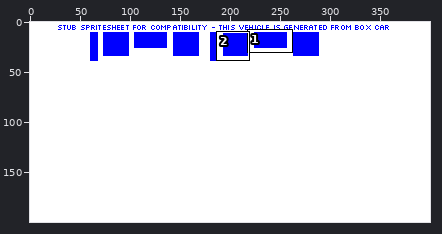
One commit to this sprite sheet: src/graphics/pony/reefer_car_pony_gen_4C.png. The first picture is a wide view before the edit; the outline marks the close-up.
Close-up. First the earlier version:
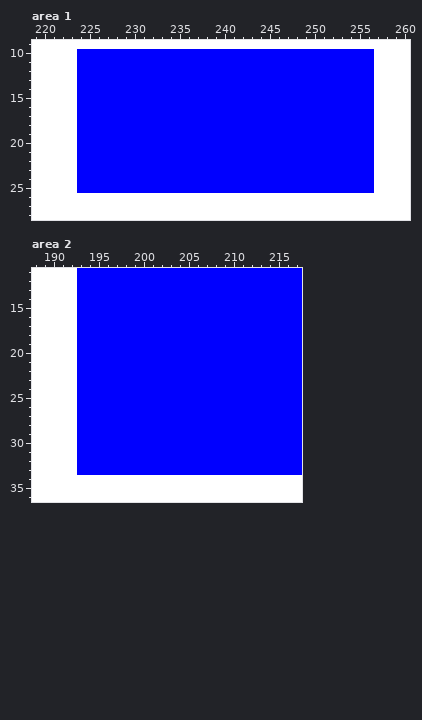
The file is 400x200 pixels. Colours within 5 levels of each other are drawn and written as one. Shown: area 1: x 219..260, y 9..28; area 2: x 188..217, y 11..36. The commit also changed other parts of the picture, which this record leaves out.
The same view after the edit:
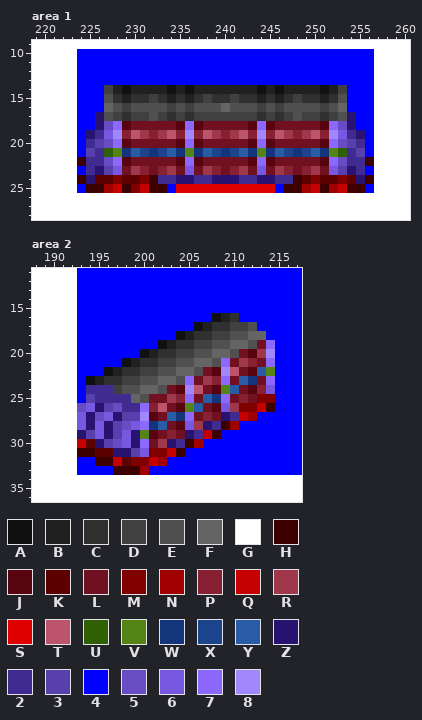
Palette (. is transparent): A #101010  B #202020  C #303030  D #404040  E #505050  F #646464  G #ffffff  H #3c0000  J #580410  K #5c0000  L #701020  M #800000  N #a00000  P #882034  Q #c40000  R #a0384c  S #e00000  T #bc546c  U #306004  V #548414  W #14347c  X #1c448c  Y #285ca4  Z #281470  2 #402c90  3 #5840ac  4 #0000ff  5 #684cc4  6 #7858e0  7 #8c68fc  8 #a088fc
Difference:
{"where": "area 1"}
{"y":14,"x":227,"old":"444444444444444444444444444","new":"DBABBBBABABBBBBBBABABBBBABD"}
{"y":15,"x":227,"old":"444444444444444444444444444","new":"ECBCCDCBCBCDCCDCCBCBCDCCBCE"}
{"y":16,"x":227,"old":"444444444444444444444444444","new":"FEDEEEEDEDEEEFEEEDEDEEEEDEF"}
{"y":17,"x":226,"old":"44444444444444444444444444444","new":"ZEDCDDEDCDCDDDDDDDCDCDEDDCDEZ"}
{"y":18,"x":226,"old":"44444444444444444444444444444","new":"Z57JLLLLLJ7JLLLLLJ7JLLLLLJ75Z"}
{"y":19,"x":225,"old":"4444444444444444444444444444444","new":"Z268PTRPRTP8PTRPRTP8PTRPRTP862Z"}
{"y":20,"x":225,"old":"4444444444444444444444444444444","new":"2357JLLLLLJ7JLLLLLJ7JLLLLLJ7532"}
{"y":21,"x":225,"old":"4444444444444444444444444444444","new":"32UVWYXWXYWVWYXWXYWVWYXWXYWVU23"}
{"y":22,"x":224,"old":"444444444444444444444444444444444","new":"H2257JLLLLLJ7JLLLLLJ7JLLLLLJ7522H"}
{"y":23,"x":225,"old":"4444444444444444444444444444444","new":"2Z36LRPLPRL6LRPLPRL6LRPLPRL63Z2"}
{"y":24,"x":224,"old":"444444444444444444444444444444444","new":"HZKKMKKMH22ZZ22ZZZ22ZZ22HKMKKMKZH"}
{"y":25,"x":225,"old":"444444444","new":"HHNQHMQHH"}
{"y":25,"x":235,"old":"44444444444","new":"SSSSSSSSSSS"}
{"y":25,"x":247,"old":"444444444","new":"HHNQHNQHH"}
{"where": "area 2"}
{"y":16,"x":208,"old":"444","new":"ABC"}
{"y":17,"x":206,"old":"4444444","new":"ABCCDDE"}
{"y":18,"x":204,"old":"4444444444","new":"ABCCDDEEFF"}
{"y":19,"x":202,"old":"4444444444444","new":"ABCCDDEEFFEL7"}
{"y":20,"x":200,"old":"444444444444444","new":"ABCCDDEEFFELJR8"}
{"y":21,"x":198,"old":"44444444444444444","new":"ABCCDDEEFFE7LRPL7"}
{"y":22,"x":196,"old":"4444444444444444444","new":"ABCCDDEEFFELJ8TLJYV"}
{"y":23,"x":194,"old":"444444444444444444444","new":"ABCCDDEEFFE7LRP7LYWL7"}
{"y":24,"x":194,"old":"444444444444444444444","new":"222DEEFFELJ8TLJVYLJP6"}
{"y":25,"x":194,"old":"444444444444444444444","new":"32222FELLRP7LYW7LPLMM"}
{"y":26,"x":193,"old":"4444444444444444444444","new":"56Z35227PTLJVYLJ6RMMQH"}
{"y":27,"x":193,"old":"44444444444444444444","new":"6Z56Z338JLYW7LPLZ2QN"}
{"y":28,"x":193,"old":"444444444444444444","new":"6Z6Z3567WYLJ6RZ2HN"}
{"y":29,"x":193,"old":"4444444444444444","new":"Z36Z36ZVJLPLZ2QH"}
{"y":30,"x":193,"old":"44444444444444","new":"QKZ356Z7LRZ2HN"}
{"y":31,"x":193,"old":"444444444444","new":"HHKKZZ36MMQH"}
{"y":32,"x":195,"old":"44444444","new":"HHQKMMQN"}
{"y":33,"x":197,"old":"4444","new":"HHHN"}
